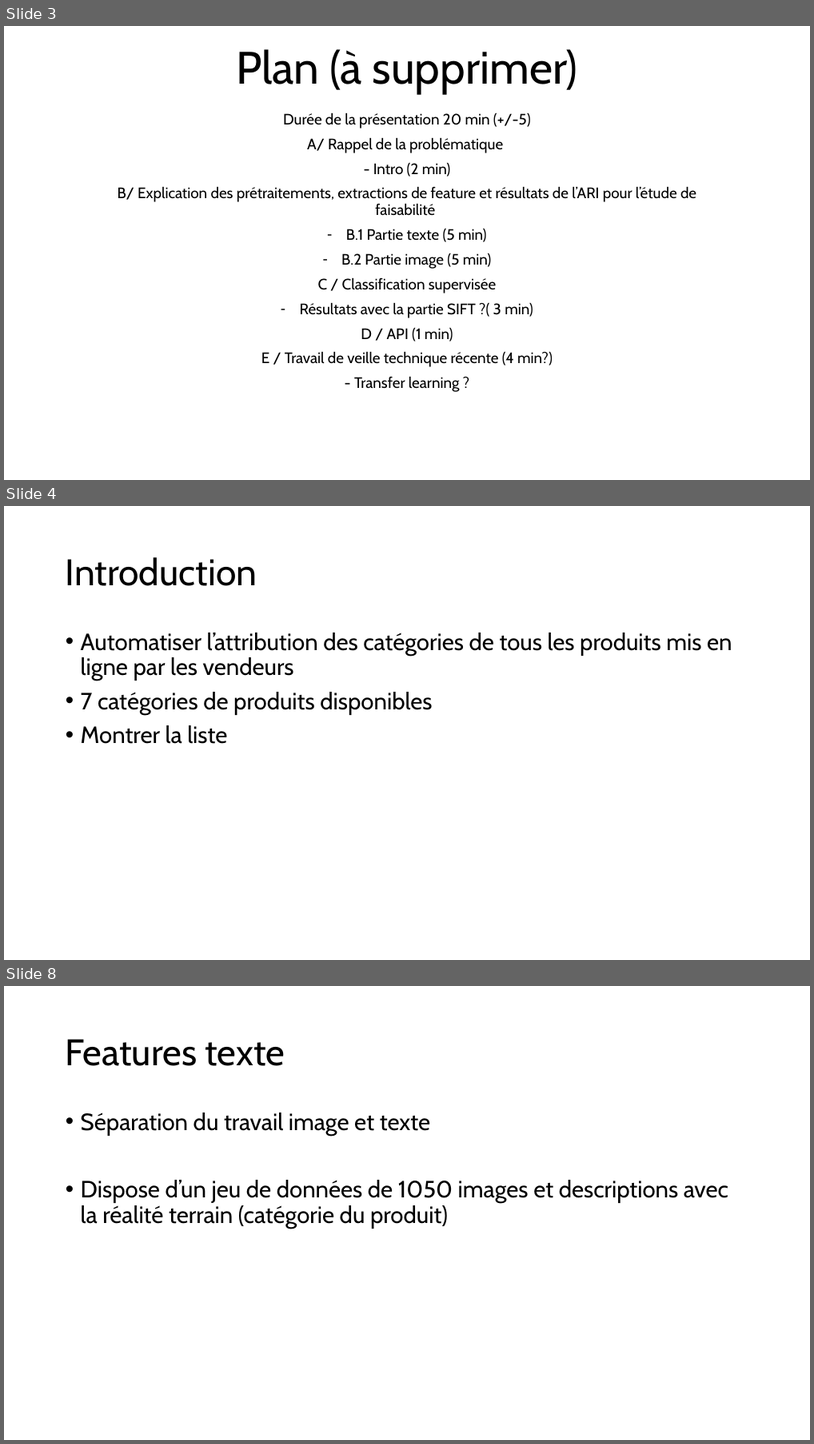
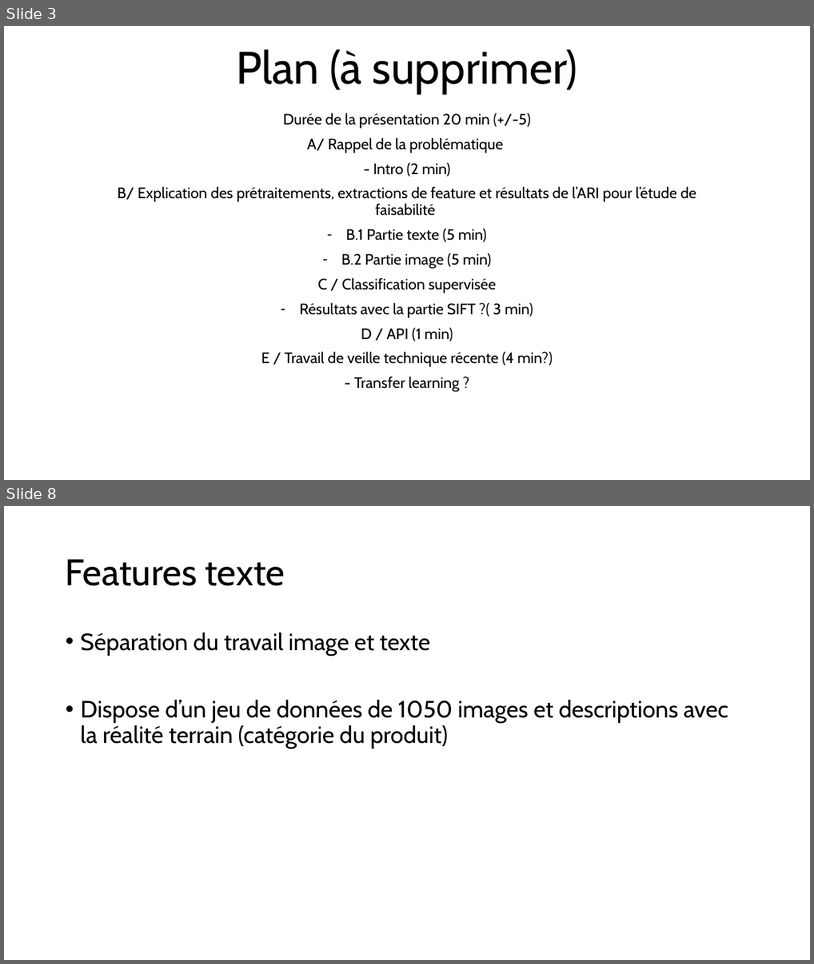
Before and after one commit to Hedredo/oc_projet_6, a slide deck: 5_presentation_072024.pptx. Shown one above the other, each under a label of ours: slides 3, 4 and 8 before the commit, slides 3 and 8 after it; the slides between them are not shown. The pictures are 814x1444 and 814x964 pixels, drawn with LibreOffice and Linux fonts; fonts in the diff are those of the drawing. Boxes give left, top, right and bottom in pixels: in the first picture for what was removed or moved away, otherwise in the second. Text is boxed around its words. In the diff, an @@ line names an element or a change of style, - is before the commit and + after.

```diff
--- a/5_presentation_072024.pptx
+++ b/5_presentation_072024.pptx
@@ slide 4 removed at box(4, 506, 810, 960), background #FFFFFF @@
@@ title removed at box(66, 557, 257, 586) @@
-Introduction
@@ text removed at box(81, 632, 732, 744) @@
-• Automatiser l’attribution des catégories de tous les produits mis en ligne par les vendeurs
-• 7 catégories de produits disponibles
-• Montrer la liste
```
Also in this commit, not shown: 2 slides changed, 3 slides added, 2 other slides removed, 3 other files.
